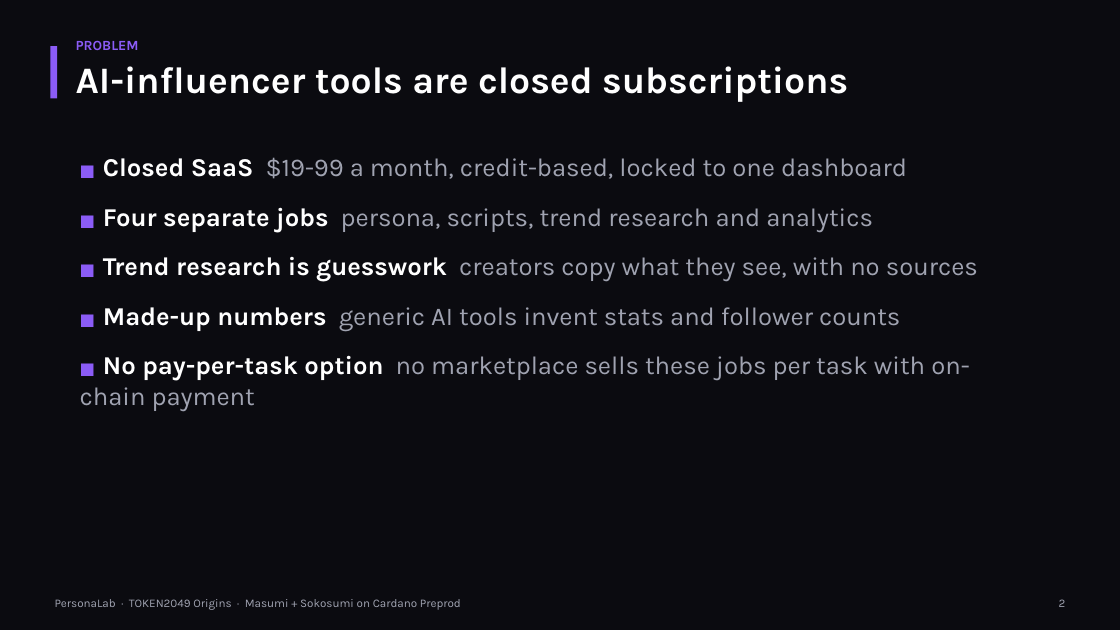
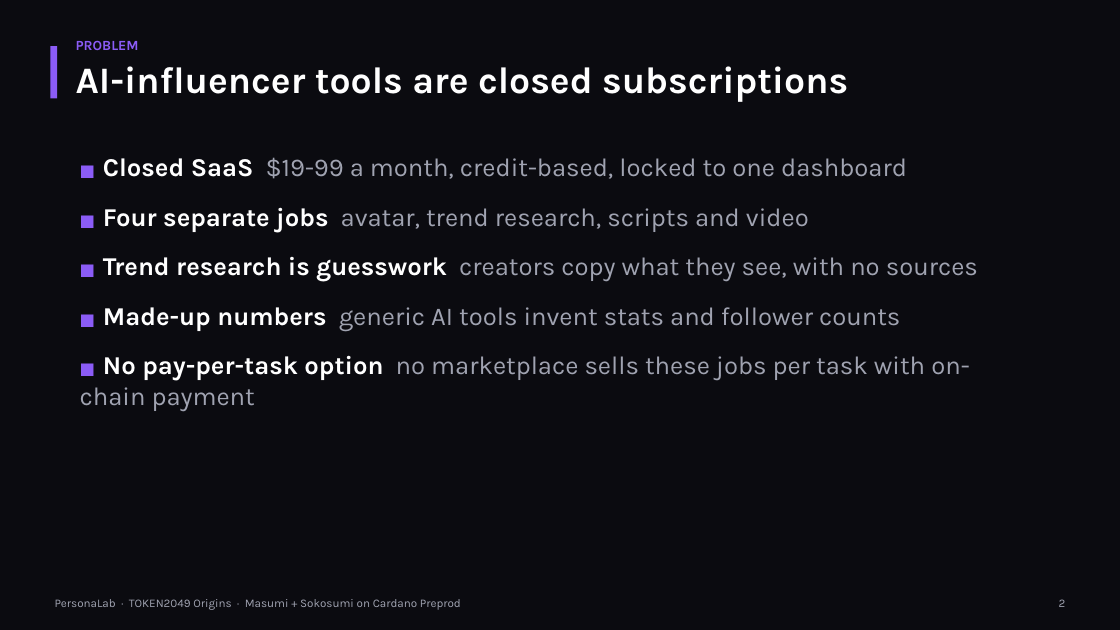
Before and after one commit to ixgnoy/Xlab, a slide deck: slide 2 of docs/deck/PersonaLab.pptx. Drawn at 1120x630 pixels with LibreOffice and Linux fonts; fonts in the diff are those of the drawing. Boxes give left, top, right and bottom in pixels: in the first picture for what was removed or moved away, otherwise in the second. Text is boxed around its words. In the diff, an @@ line names an element or a change of style, - is before the commit and + after.

```diff
--- a/docs/deck/PersonaLab.pptx
+++ b/docs/deck/PersonaLab.pptx
@@ text at <box>103,207,809,232</box>: text changed @@
-■ Four separate jobs persona, scripts, trend research and analytics
+■ Four separate jobs avatar, trend research, scripts and video
```
Also in this commit, not shown: 8 other slides changed, 6 other files.
